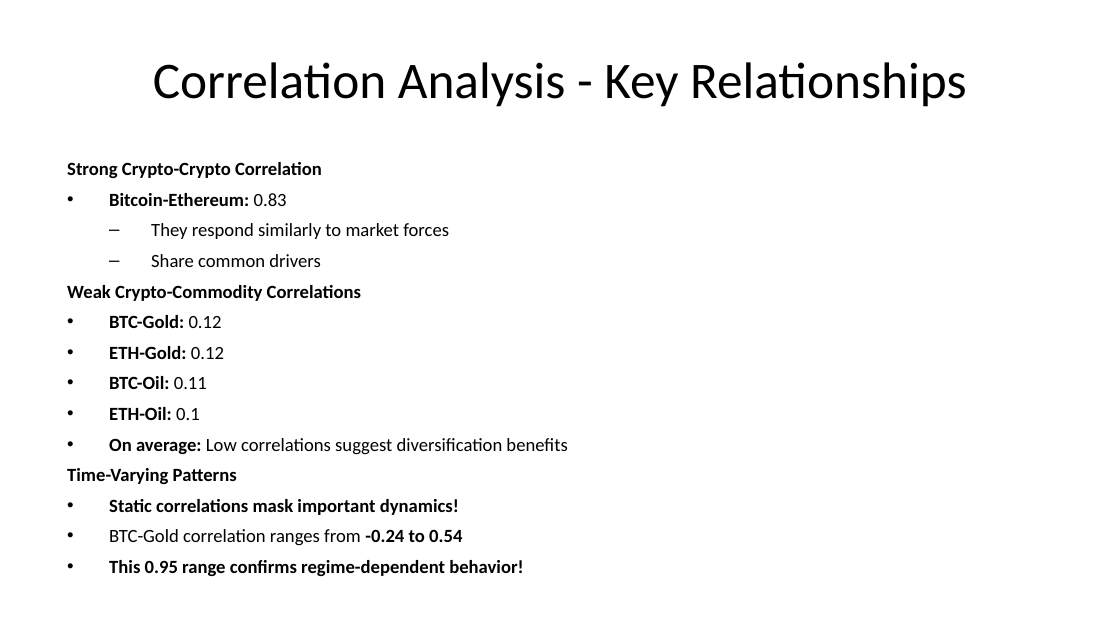
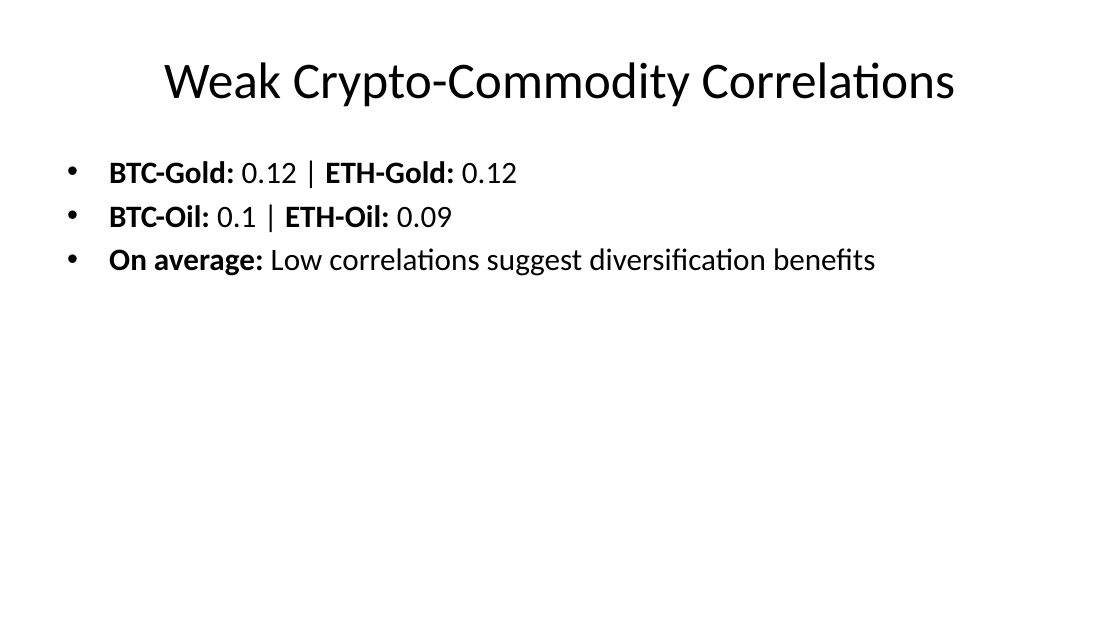
Before and after one commit to SakethKanchi/Cryptocurrency_Commodity_Correlation, a slide deck: slide 17 of presentation.pptx (slide 13 before the commit). Drawn at 1120x630 pixels with LibreOffice and Linux fonts; fonts in the diff are those of the drawing. Boxes give left, top, right and bottom in pixels: in the first picture for what was removed or moved away, otherwise in the second. Text is boxed around its words. In the diff, an @@ line names an element or a change of style, - is before the commit and + after.

```diff
--- a/presentation.pptx
+++ b/presentation.pptx
@@ title at <box>164,62,956,107</box>: text changed @@
-Correlation Analysis - Key Relationships
+Weak Crypto-Commodity Correlations
@@ text at <box>109,161,517,228</box>: text changed; size 12 to 20 pt @@
-Strong Crypto-Crypto Correlation
-• Bitcoin-Ethereum: 0.83
-  – They respond similarly to market forces
-  – Share common drivers
-Weak Crypto-Commodity Correlations
-• BTC-Gold: 0.12
-• ETH-Gold: 0.12
-• BTC-Oil: 0.11
-• ETH-Oil: 0.1
+• BTC-Gold: 0.12 | ETH-Gold: 0.12
+• BTC-Oil: 0.1 | ETH-Oil: 0.09
@@ text at <box>109,248,876,276</box>: size 12 to 20 pt in "On average: Low correlations suggest diversification benefit ..."; line spacing 1.2 to 1; more space between paragraphs @@
@@ text at <box>67,468,523,576</box>: paragraphs removed @@
-Time-Varying Patterns
-• Static correlations mask important dynamics!
-• BTC-Gold correlation ranges from -0.24 to 0.54
-• This 0.95 range confirms regime-dependent behavior!
```
Also in this commit, not shown: 25 other slides changed, 13 slides added, 20 other files.
